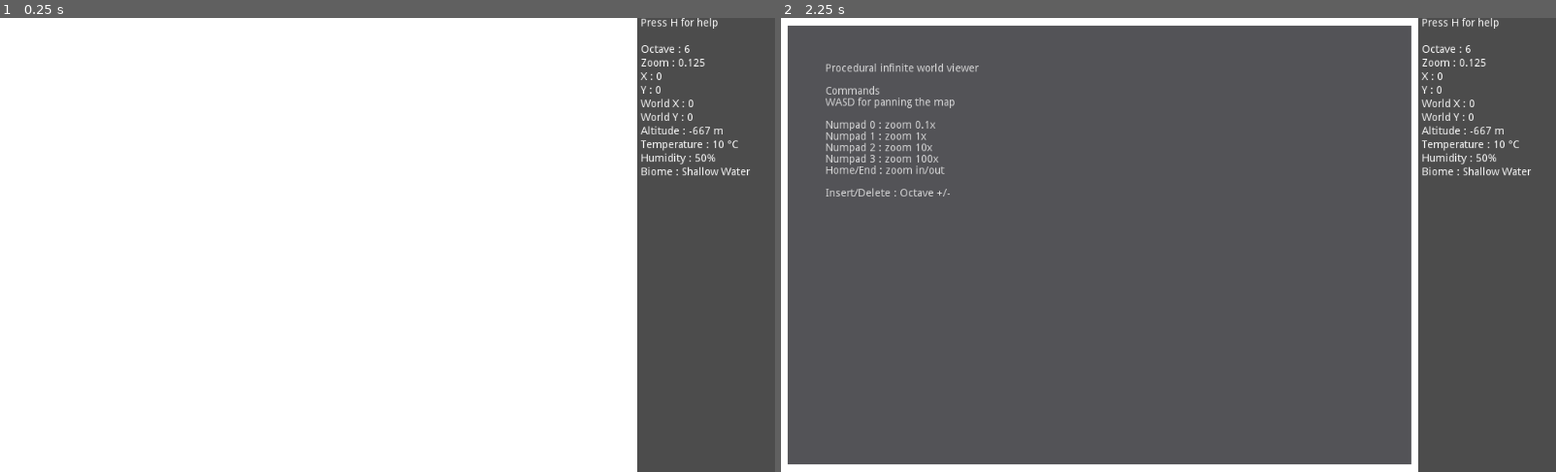
Above: before the commit, frames 1-2 (left to right).
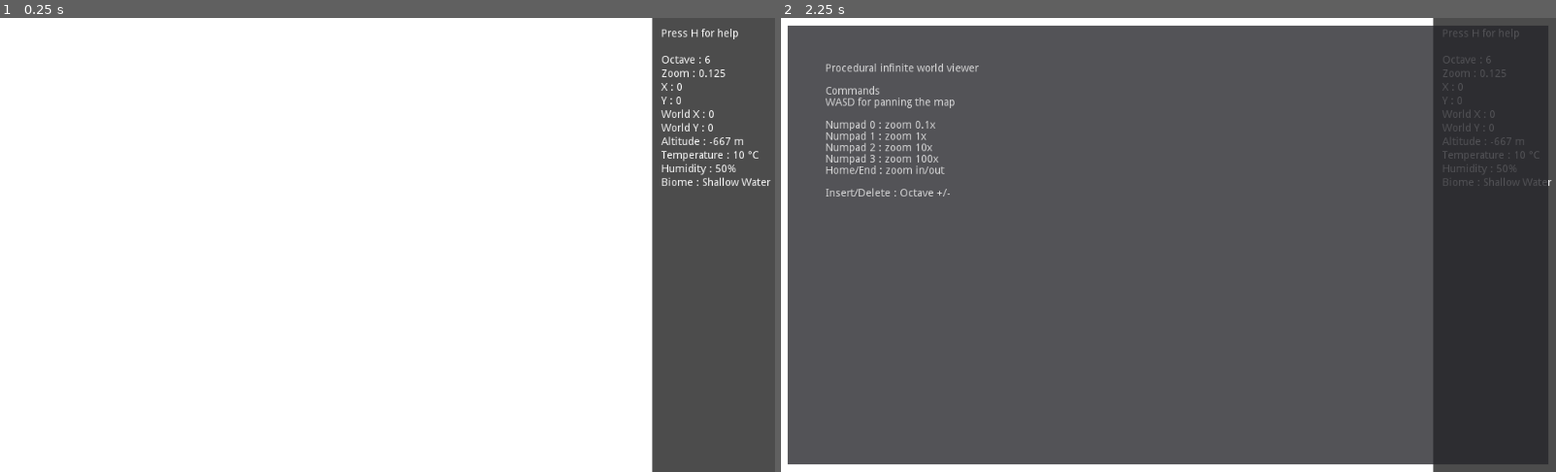
Above: after the commit, the same moments.

Repository: gokudomatic/godot-infinite-worldmap-demo
Game: Godot game, scene res://gdscript-demo/gdscript_demo.tscn
Two runs of this game, one before a commit and one after it. Both use one fixed random seed, a clock stepped at 60 frames per second and the inputs below.
Inputs:
- Up to frame 1 (0.25 s): no input
- Up to frame 2 (2.25 s): tap H at 0.5, 1.25, 2 s

The runs differ from the first frame. In frame 1, 3.1% of the frame differs, in the area x 82-100%, y 0-100%; in frame 2, 15%, in the area x 81-100%, y 0-100%.

Commit message:
added threads

Diff:
--- a/gdscript-demo/gdscript_demo.tscn
+++ b/gdscript-demo/gdscript_demo.tscn
@@ -62,10 +62,14 @@
 
 var current_map_texture:ImageTexture
 
+var current_map_array
+
 var current_area_info:AreaInfoObject
 
 var worker_cancel_task:bool=false
 var thread:Thread
+
+var benchmark_timer=0
 
 # Called when the node enters the scene tree for the first time.
 func _ready():
@@ -208,41 +212,76 @@
 func get_noise_value(n:OpenSimplexNoise,x:int,y:int):
 	return (1.0+n.get_noise_2d(x, y))/2.0
 
+func get_elevation_image_line(is_cancellable,y,noise_y,line_size,camera_zoomed_size):
+
+	var line_data:=[]
+
+	for x in range(line_size):
+		if worker_cancel_task and is_cancellable:
+			return
+
+		var noise_x=x+get_noise_offset().x
+
+		var main_height :float= get_noise_value(mainElevationTex,noise_x,noise_y)
+		var height :float= get_noise_value(elevationTex,noise_x,noise_y)
+		var elevation:=( min(pow(height,2)+height,1) + 2.0 * main_height*main_height ) / 3.0
+
+		var heat:float=get_noise_value(heatTex,noise_x,noise_y)
+		var moisture:float=get_noise_value(moistureTex,noise_x,noise_y)
+
+		var biome_idx:float=biome_gen.get_biome(elevation,heat,moisture)
+
+		var biome_color=getBiomeColor(biome_idx)
+
+		line_data.push_back(biome_color[0])
+		line_data.push_back(biome_color[1])
+		line_data.push_back(biome_color[2])
+
+		if(x==camera_zoomed_size.x/2 and y==camera_zoomed_size.y/2):
+			current_area_info=AreaInfoObject.new(biome_idx,heat,moisture,elevation,biome_color)
+
+	current_map_array[y]=line_data
+
+func get_elevation_image_line1(params):
+	get_elevation_image_line(params[0],params[1],params[2],params[3],params[4])
+
 func get_elevation_image(is_cancellable:bool):
 	var out := ImageTexture.new()
 
 	var camera_zoomed_size=camera_size*resolutions[resolution_idx]
 
-	var data := []
+	current_map_array=[]
+	current_map_array.resize(camera_zoomed_size.y)
+
+	var max_thread_count=6
+
+	var threads=[]
+
 	for y in range(camera_zoomed_size.y):
-		for x in range(camera_zoomed_size.x):
-			if worker_cancel_task and is_cancellable:
-				return
-
-			var noise_x=x+get_noise_offset().x
-			var noise_y=y+get_noise_offset().y
-
-			var main_height :float= get_noise_value(mainElevationTex,noise_x,noise_y)
-			var height :float= get_noise_value(elevationTex,noise_x,noise_y)
-			var elevation:=( min(pow(height,2)+height,1) + 2.0 * main_height*main_height ) / 3.0
-
-			var heat:float=get_noise_value(heatTex,noise_x,noise_y)
-			var moisture:float=get_noise_value(moistureTex,noise_x,noise_y)
-
-			var biome_idx:float=biome_gen.get_biome(elevation,heat,moisture)
-
-			var biome_color=getBiomeColor(biome_idx)
-
-			data.push_back(biome_color[0])
-			data.push_back(biome_color[1])
-			data.push_back(biome_color[2])
-
-			if(x==camera_zoomed_size.x/2 and y==camera_zoomed_size.y/2):
-				current_area_info=AreaInfoObject.new(biome_idx,heat,moisture,elevation,biome_color)
+		if is_cancellable and worker_cancel_task:
+			return
+
+		var noise_y=y+get_noise_offset().y
+		var t=Thread.new()
+		threads.append(t)
+		t.start(self,\"get_elevation_image_line1\",[is_cancellable,y,noise_y,camera_zoomed_size.x,camera_zoomed_size])
+#		get_elevation_image_line(is_cancellable,y,noise_y,camera_zoomed_size.x,camera_zoomed_size)
+
+		if threads.size()>=max_thread_count:
+			for thread in threads:
+				thread.wait_to_finish()
+			threads=[]
+
+	if threads.size()>0:
+		for t in threads:
+			t.wait_to_finish()
+		threads=[]
 
 	var bytes = StreamPeerBuffer.new()
-	for d in data:
-		bytes.put_float(d)
+
+	for y in range(camera_zoomed_size.y):
+		for d in current_map_array[y]:
+			bytes.put_float(d)
 
 	var image := Image.new()
 	image.create_from_data(camera_zoomed_size.x, camera_zoomed_size.y, false, Image.FORMAT_RGBF, bytes.data_array)
@@ -390,13 +429,14 @@
 	if mode==3:
 		update_zoom_noise()
 		var tex=get_elevation_image(true)
-		print(\"got image\")
 		if not worker_cancel_task:
-			print(\"call deferred\")
 			self.call_deferred(\"refresh_image\",tex)
+			if resolution_idx==0:
+				print(\"total time : \"+str(OS.get_ticks_msec()-benchmark_timer)+\"ms\")
 
 
 func update_position():
+	benchmark_timer=OS.get_ticks_msec()
 	mode=1
 	initial_run()
 	update_labels()
@@ -443,91 +483,90 @@
 [node name="Main" type="Control"]
 anchor_right = 1.0
 anchor_bottom = 1.0
-margin_right = -181.0
 script = SubResource( 6 )
 
 [node name="ColorRect" type="ColorRect" parent="."]
 material = SubResource( 2 )
 anchor_right = 1.0
 anchor_bottom = 1.0
-margin_right = -1.0
+margin_right = -162.0
 
 [node name="sidebar" type="VBoxContainer" parent="."]
-anchor_left = 0.89
+anchor_left = 1.0
 anchor_right = 1.0
 anchor_bottom = 1.0
-margin_left = 96.73
-margin_right = 180.0
+margin_left = -150.0
+margin_top = 14.0
 
 [node name="HelpLabel" type="Label" parent="sidebar"]
-margin_right = 176.0
+margin_right = 150.0
 margin_bottom = 31.0
 text = "Press H for help
 "
 
 [node name="OctaveLabel" type="Label" parent="sidebar"]
 margin_top = 35.0
-margin_right = 176.0
+margin_right = 150.0
 margin_bottom = 49.0
 text = "Octave : 4"
 
 [node name="ZoomLabel" type="Label" parent="sidebar"]
 margin_top = 53.0
-margin_right = 176.0
+margin_right = 150.0
 margin_bottom = 67.0
 text = "Zoom : 1"
 
 [node name="XLabel" type="Label" parent="sidebar"]
 margin_top = 71.0
-margin_right = 176.0
+margin_right = 150.0
 margin_bottom = 85.0
 text = "X : 0"
 
 [node name="YLabel" type="Label" parent="sidebar"]
 margin_top = 89.0
-margin_right = 176.0
+margin_right = 150.0
 margin_bottom = 103.0
 text = "Y : 0"
 
 [node name="WorldXLabel" type="Label" parent="sidebar"]
 margin_top = 107.0
-margin_right = 176.0
+margin_right = 150.0
 margin_bottom = 121.0
 text = "World X : 0"
 
 [node name="WorldYLabel" type="Label" parent="sidebar"]
 margin_top = 125.0
-margin_right = 176.0
+margin_right = 150.0
 margin_bottom = 139.0
 text = "World Y : 0"
 
 [node name="AltitudeLabel" type="Label" parent="sidebar"]
 margin_top = 143.0
-margin_right = 176.0
+margin_right = 150.0
 margin_bottom = 157.0
 text = "Altitude : 0"
 
 [node name="HeatLabel" type="Label" parent="sidebar"]
 margin_top = 161.0
-margin_right = 176.0
+margin_right = 150.0
 margin_bottom = 175.0
 text = "Temperature : 0"
 
 [node name="MoistureLabel" type="Label" parent="sidebar"]
 margin_top = 179.0
-margin_right = 176.0
+margin_right = 150.0
 margin_bottom = 193.0
 text = "Humidity : 0"
 
 [node name="BiomeLabel" type="Label" parent="sidebar"]
 margin_top = 197.0
-margin_right = 176.0
+margin_right = 150.0
 margin_bottom = 211.0
 text = "Biome :"
 
 [node name="PictureBiome" type="ColorRect" parent="sidebar"]
 margin_top = 215.0
-margin_right = 176.0
+margin_right = 150.0
 margin_bottom = 215.0
 
 [node name="Help" parent="." instance=ExtResource( 2 )]
